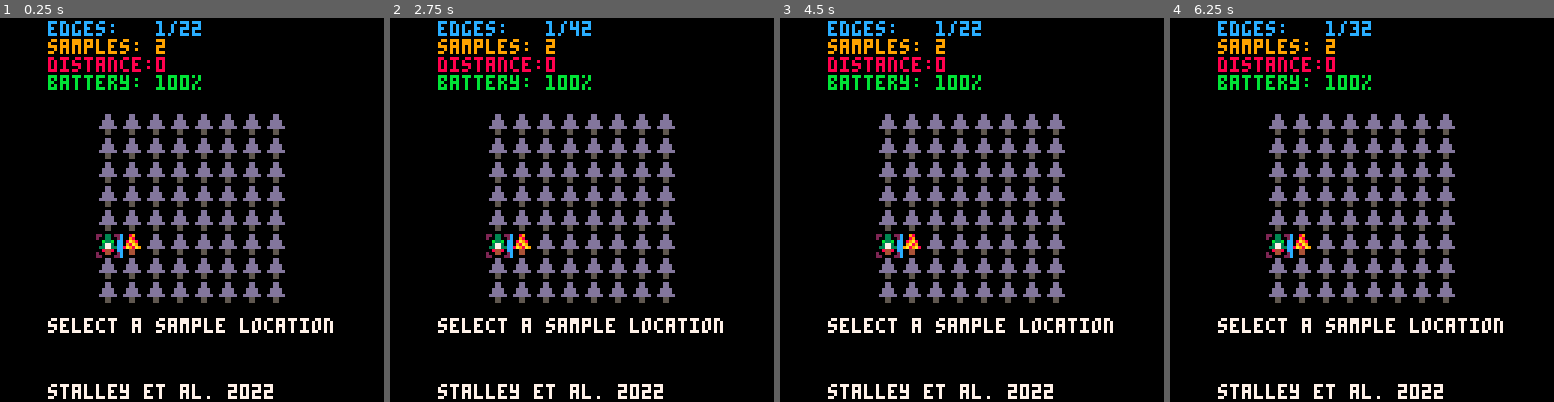
Above: before the commit, frames 1-4 (left to right).
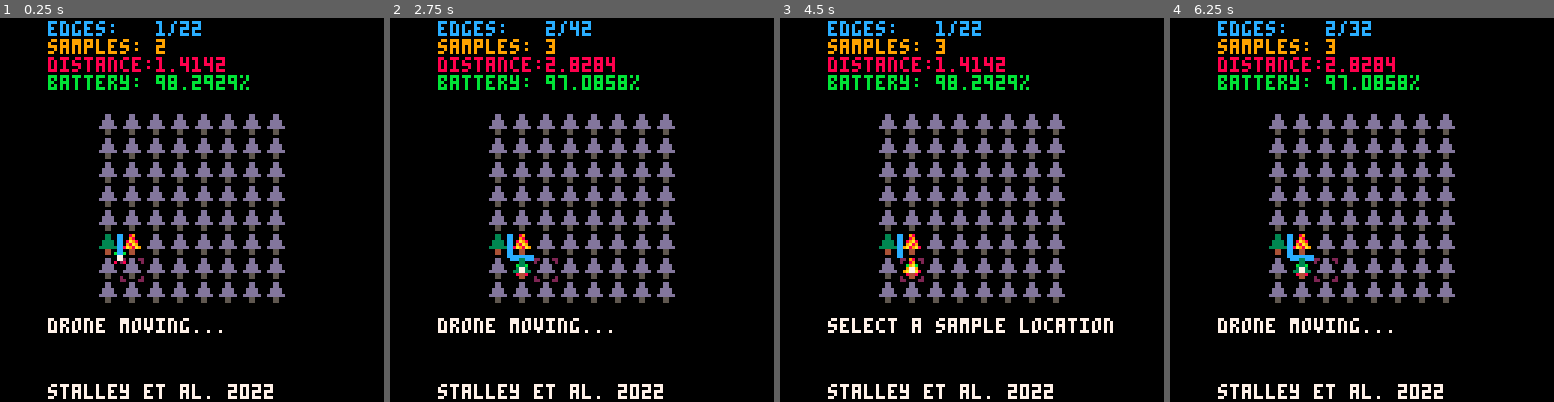
Above: after the commit, the same moments.

Repository: sstalley/p8cup
Game: PICO-8 cartridge nft.p8
The game is run twice, just before and just after one commit, with the same random seed, the same clock (stepped at 60 frames per second) and the same inputs.
Inputs:
- Up to frame 1 (0.25 s): no input
- Up to frame 2 (2.75 s): tap O (Z key) at 0.33, 0.7, 1.43, 2.22 s; tap X (X key) at 1.07, 2.07, 2.4, 2.73 s; hold Left 1.97-2.37 s; hold Down from 2.42 s (still down)
- Up to frame 3 (4.5 s): release Down at 2.82 s; hold Right 2.87-3.53 s; tap X (X key) every 0.33 s from 3.07 to 4.4 s; tap O (Z key) at 3.1, 3.98 s; hold Up 3.58-4.08 s; hold Right from 4.13 s (still down)
- Up to frame 4 (6.25 s): release Right at 4.53 s; hold Down 4.58-5.08 s; tap X (X key) every 0.33 s from 4.73 to 6.07 s; tap O (Z key) at 4.87, 5.75 s; hold Left 5.13-5.8 s; hold Up 5.85-6.18 s; hold Left from 6.23 s (still down)

The runs differ from the first frame. In frame 1, 2.0% of the frame differs, in the area x 12-87%, y 10-83%; in frame 2, 2.3%, in the area x 12-87%, y 0-83%; in frame 3, 1.0%; in frame 4, 2.3%.

Commit message:
cup not working yet but can get to play mode without crashing

Diff:
--- a/nft.p8
+++ b/nft.p8
@@ -158,10 +158,14 @@
 end
 
 function demo_update()
+ if movedstart == 0 then
+  loc = next_cup_loc()
+  checkmove(loc[1], loc[2])
+ end
  if btnp(🅾️) then
   _init()
   playing=true
-  end
+ end
 end
 
 function player_update()
@@ -173,6 +177,106 @@
  if btnp(🅾️) then _init() playing=false end
 
 end
+-->8
+-- ai for cup
+
+-- used to figure out what way to turn
+coffsets = {{0,0},{0,1},{1,1},{1,0}}
+
+-- where are my neighbors?
+cneighbors = {{1,0},{0,1},{-1,0},{0,-1}}
+
+--sets the coordinates of the 2x2 cell containing a & b
+function set_cell()
+ printh('set cell running...', 'log')
+ for i, neig in ipairs(cneighbors) do
+  printh('i:'..i, 'log')
+  printh('neig[1]:'..neig[1], 'log')
+  printh('neig[2]:'..neig[2], 'log')
+  printh('a:('..ax..', '..ay..')', 'log')
+  printh('b:('..bx..', '..by..')', 'log')
+
+  if ax + neig[1] == bx and ay + neig[2] == by then
+   local j = (i + 1) % 4
+   ofst = coffsets[j]
+   printh('setting cell..', 'log')
+
+   cellx = ax+ofst[1]
+   celly = ay+ofst[2]
+  end
+ end
+end
+
+function cup_init()
+ ax = dronex
+ ay = droney
+ -- find b
+ for i, neig in ipairs(cneighbors) do
+   local nx = ax+neig[1]
+   local ny = ay+neig[2]
+   printh('local nx:'..nx, 'log')
+   printh('local ny:'..ny, 'log')
+
+   --for j, h in pairs(hidden) do
+   -- printh('j:'..j, 'log')
+   -- for k, hi in pairs(h) do
+   --  printh('hidden('..j..', '..k..'):'..(hi and 't' or 'f'), 'log')
+   -- end
+   --end
+   local skip = false
+   if nx < 0 or nx > mapw then
+    skip = true
+   elseif ny < 0 or ny > maph then
+    skip = true
+   end
+
+   if not skip and not hidden[nx][ny] then
+    printh('setting b...', 'log')
+
+    bx = ax + neig[1]
+    by = ay + neig[2]
+  end
+ end
+ set_cell()
+end
+
+function update_cup(x, y)
+ a = mget(mapx+ax,ay)
+ b = mget(mapx+bx,by)
+ c = mget(mapx+x,y)
+ if a == c then
+  ax = x
+  ay = y
+ elseif b == c then
+  bx = x
+  by = y
+ end
+ set_cell()
+end
+
+function next_cup_loc()
+
+ -- may need to update a&b here
+
+ -- find closest unsampled locaiton in cell
+ best_dist = 99
+ for i, ofst in pairs(coffsets) do
+  cx = cellx + ofst[1]
+  cy = celly + ofst[2]
+  cd = dist(cx, cy, dronex, droney)
+  if hidden[cx][cy] and cd < best_dist then
+   best_ofst = ofst
+   best_dist = cd
+  end
+ end
+ x = cx+best_ofst[1]
+ y = cy+best_ofst[2]
+
+
+ return {x, y}
+end
+-->8
+--draw calls
 
 function drawedges()
 
@@ -230,7 +334,7 @@
    movedstart = 0
    unhide(dronex, droney)
    if not playing then
-    update_cup()
+    update_cup(dronex, droney)
    end
 
   end
@@ -279,93 +383,6 @@
  end
  print(prompt, 16, 100, 7)
  print('stalley et al. 2022', 16, 122, 7)
-end
--->8
--- ai for cup
-
--- used to figure out what way to turn
-coffsets = {{0,0},{0,1},{1,1},{1,0}}
-
--- where are my neighbors?
-cneighbors = {{1,0},{0,1},{-1,0},{0,-1}}
-
---sets the coordinates of the 2x2 cell containing a & b
-function set_cell()
- for i, neig in pairs(neighbors) do
-  if ax + neig[1] == bx and ay + neig[2] == by then
-   local j = (i + 1) % 4
-   ofst = coffsets[j]
-   cellx = ax+ofst[1]
-   celly = ay+ofst[2]
-  end
- end
-end
-
-function cup_init()
- ax = dronex
- ay = droney
- -- find b
- for i, neig in ipairs(cneighbors) do
-   local nx = ax+neig[1]
-   local ny = ay+neig[2]
-   printh('local nx:'..nx, 'log')
-   printh('local ny:'..ny, 'log')
-
-   --for j, h in pairs(hidden) do
-   -- printh('j:'..j, 'log')
-   -- for k, hi in pairs(h) do
-   --  printh('hidden('..j..', '..k..'):'..(hi and 't' or 'f'), 'log')
-   -- end
-   --end
-   local skip = false
-   if nx < 0 or nx > mapw then
-    skip = true
-   elseif ny < 0 or ny < maph then
-    skip = true
-   end
-
-   if not skip and not hidden[nx][ny] then
-    bx = ax + neig[1]
-    by = ay + neig[2]
-  end
- end
- set_cell()
-end
-
-function update_cup(x, y)
- a = mget(mapx+ax,ay)
- b = mget(mapx+bx,by)
- c = mget(mapx+x,y)
- if a == c then
-  ax = x
-  ay = y
- elseif b == c then
-  bx = x
-  by = y
- end
- set_cell()
-end
-
-function next_cup_loc()
-
- -- may need to update a&b here
-
- -- find closest unsampled locaiton in cell
- best_dist = 99
- for i, ofst in pairs(coffsets) do
-  cx = cellx + ofst[1]
-  cy = celly + ofst[2]
-  cd = dist(cx, cy, dronex, droney)
-  if hidden[cx][cy] and cd < best_dist then
-   best_ofst = ofst
-   best_dist = cd
-  end
- end
- x = cx+best_ofst[1]
- y = cy+best_ofst[2]
-
-
- return x, y
 end
 __gfx__
 000000000003300000098000000dd00022000022000cc00000000000000000000000000000000000000000000000000000000000000000000000000000000000
